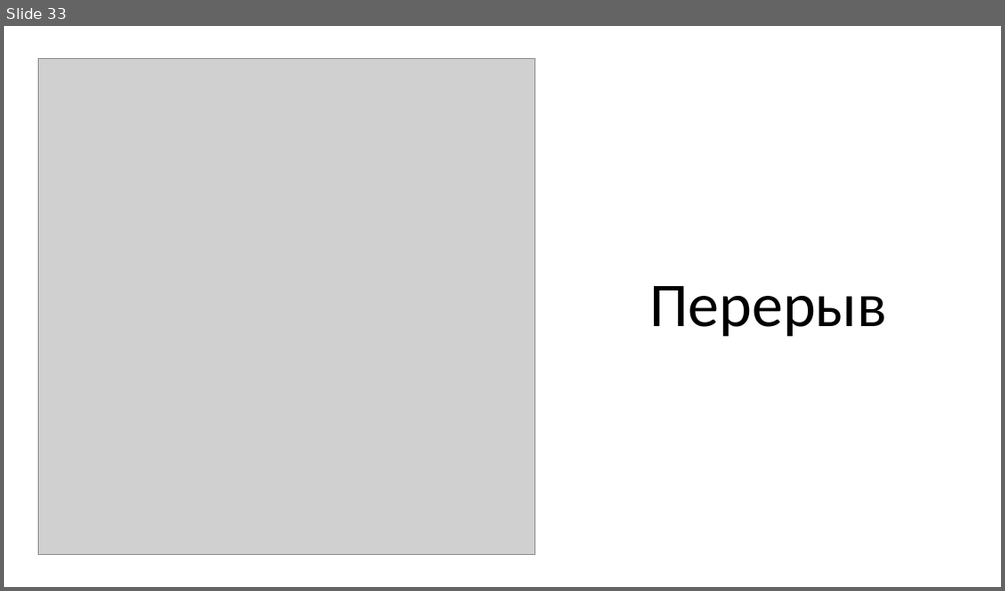
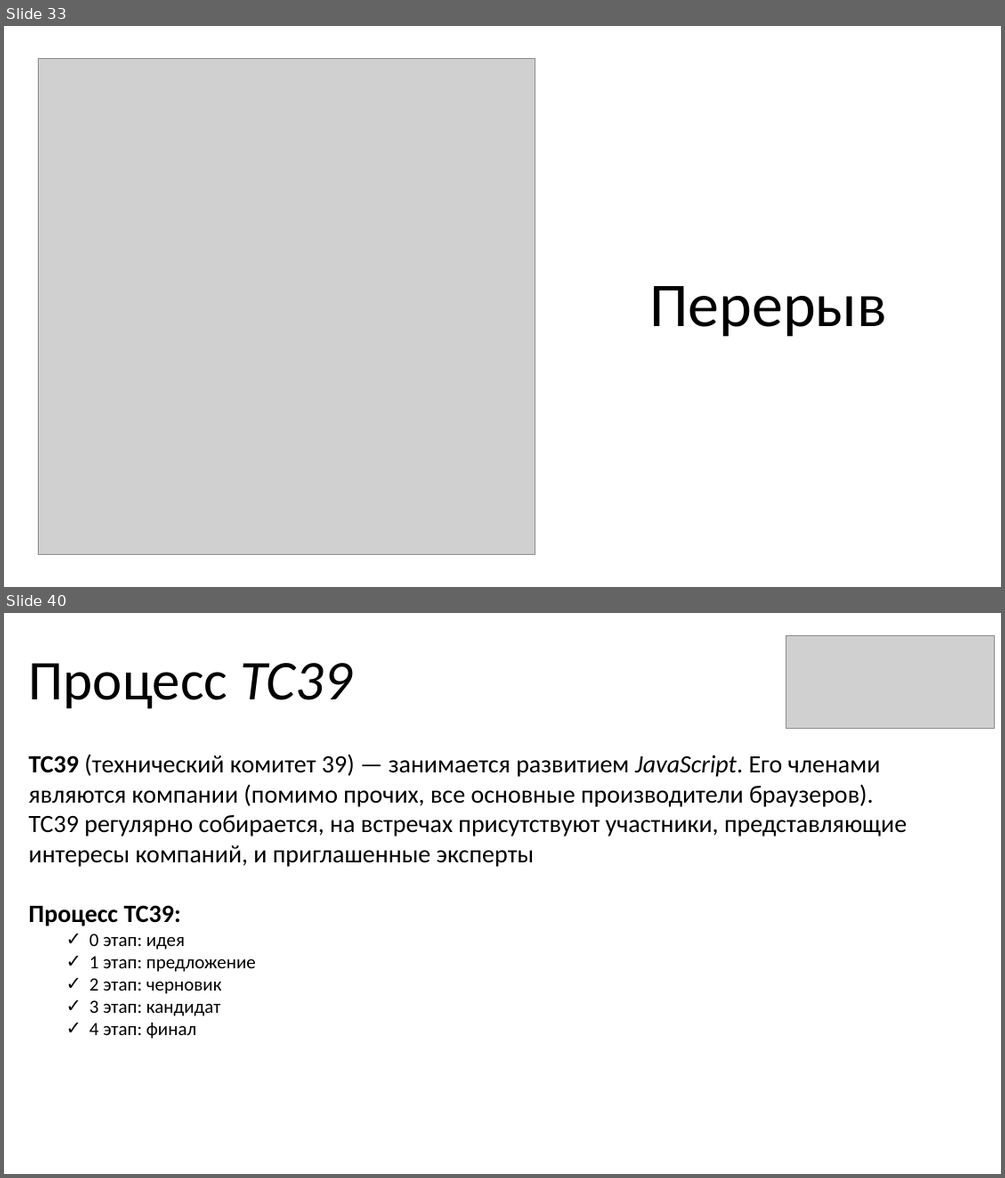
Before and after one commit to KOPTE3/modern-es, a slide deck: Modern ES.pptx. Shown one above the other, each under a label of ours: slide 33 before the commit, slides 33 and 40 after it; the slides between them are not shown. The pictures are 1005x591 and 1005x1178 pixels, drawn with LibreOffice and Linux fonts; fonts in the diff are those of the drawing; grey boxes stand for pictures. Boxes give left, top, right and bottom in pixels: in the first picture for what was removed or moved away, otherwise in the second. Text is boxed around its words. In the diff, an @@ line names an element or a change of style, - is before the commit and + after.

```diff
--- a/Modern ES.pptx
+++ b/Modern ES.pptx
@@ slide 40 added at [4,613,1001,1174], background #FFFFFF @@
@@ picture added at [786,636,994,728] @@
@@ title added at [29,663,352,709], 54 pt, text #000000 @@
+Процесс TC39
@@ text added at [29,754,906,1038], 24 pt, text #000000 @@
+TC39 (технический комитет 39) — занимается развитием JavaScript. Его членами являются компании (помимо прочих, все основные производители браузеров). TC39 регулярно собирается, на встречах присутствуют участники, представляющие интересы компаний, и приглашенные эксперты
+Процесс TC39:
+  ✓ 0 этап: идея
+  ✓ 1 этап: предложение
+  ✓ 2 этап: черновик
+  ✓ 3 этап: кандидат
+  ✓ 4 этап: финал
```
Also in this commit, not shown: 1 slide changed, 10 other slides added, 2 slides removed.
